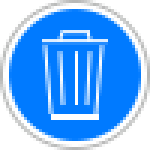
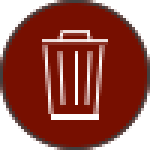
Before/after of a 150px x 150px layered artwork. What changed in the layer stack:
painted on "Border" over left=0, top=0, right=150, bottom=150
painted on "Background" over left=0, top=0, right=150, bottom=150
